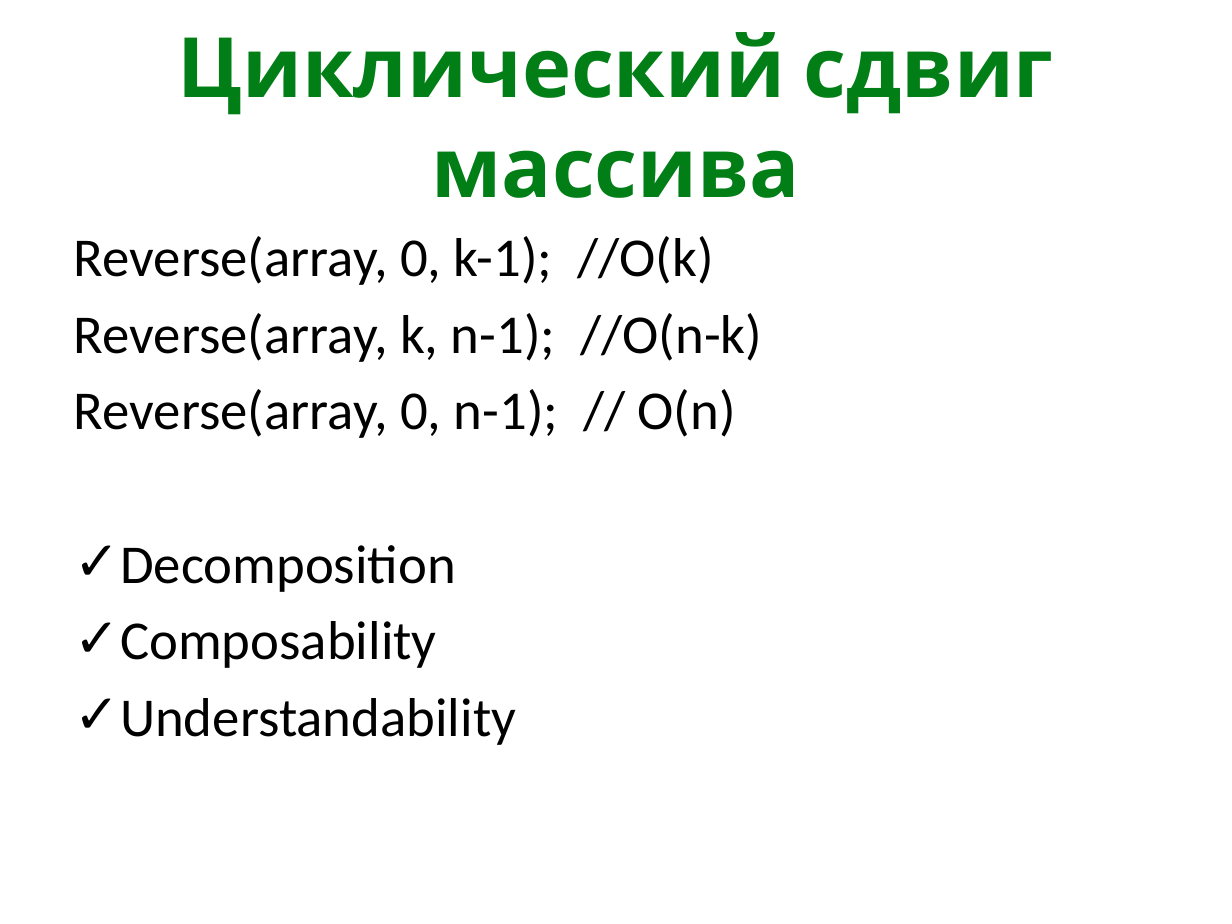
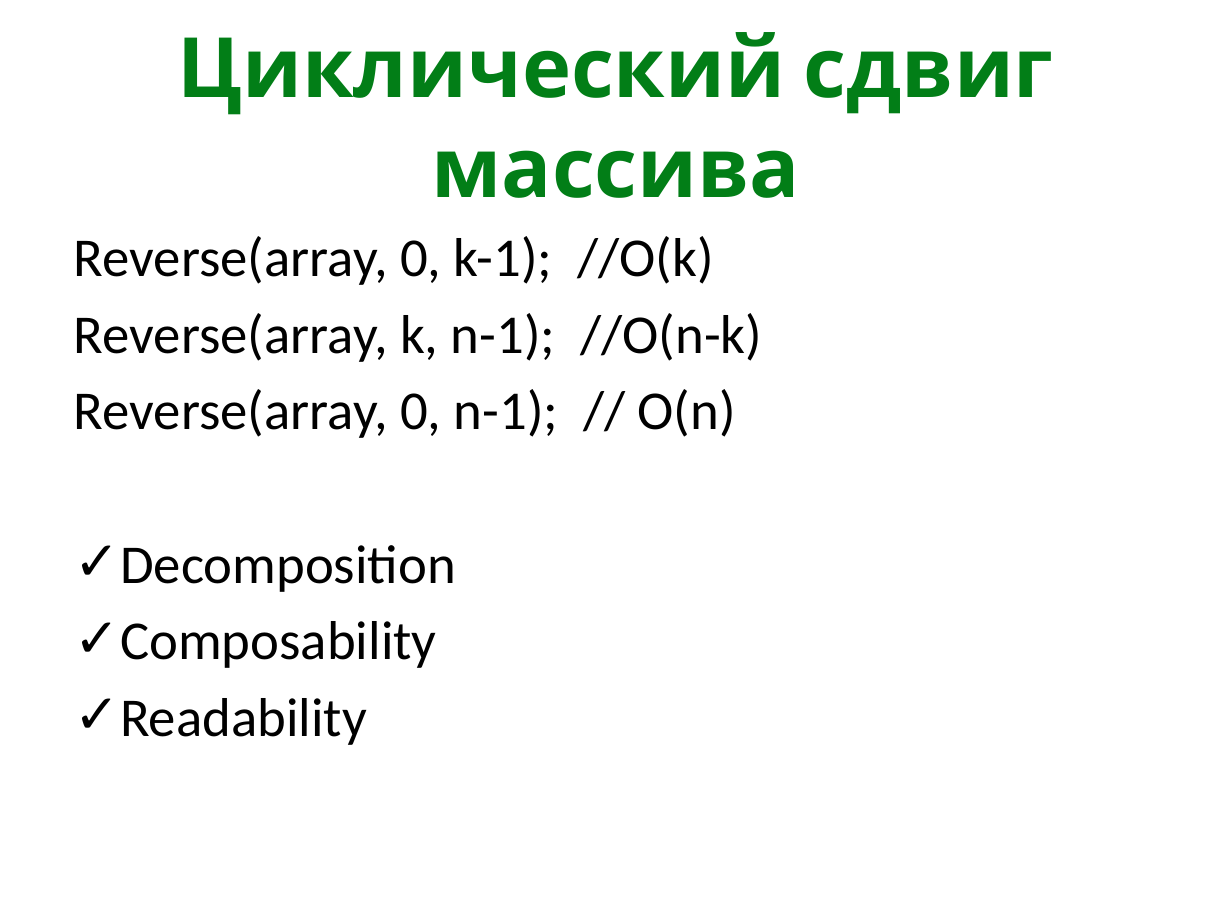
Before and after one commit to kontur-courses/clean-code, a slide deck: slide 14 of CleanCode.pptx (slide 11 before the commit). Drawn at 1232x924 pixels with LibreOffice and Linux fonts; fonts in the diff are those of the drawing. Boxes give left, top, right and bottom in pixels: in the first picture for what was removed or moved away, otherwise in the second. Text is boxed around its words. In the diff, an @@ line names an element or a change of style, - is before the commit and + after.

```diff
--- a/CleanCode.pptx
+++ b/CleanCode.pptx
@@ text at (120,698,367,745): text changed @@
-✓ Understandability
+✓ Readability
```
Also in this commit, not shown: 9 other slides changed, 15 slides added, 11 slides removed, 10 other files.
